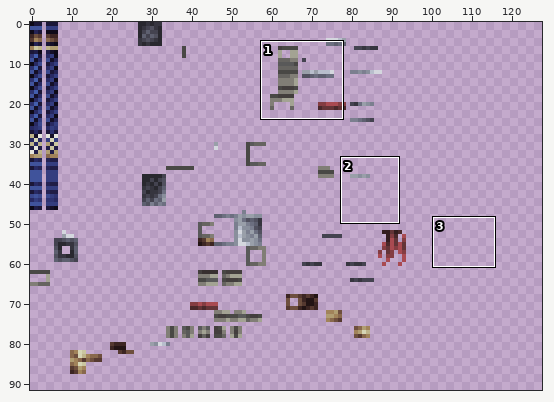
Two versions of one sprite sheet, assets/minecraft/textures/man10/weapon/sword/four-horned_staff/four-horned_staff.png. Above: a wide view before the commit, with the close-up outlined.
Close-up. Before:
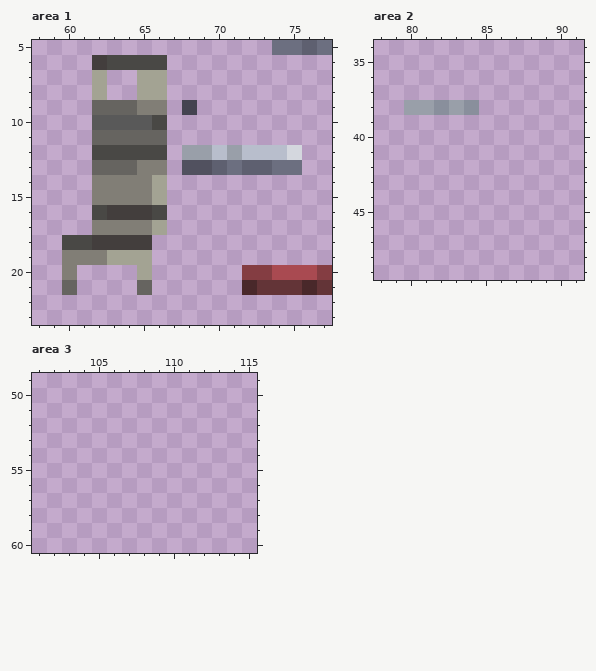
The file is 128x128 pixels. Colours within 5 levels of each other are drawn and written as one. Shown: area 1: x 58..77, y 5..23; area 2: x 78..91, y 34..49; area 3: x 101..115, y 49..60. The wide view leaves out empty margins. The commit also changed other parts of the picture, which this record leaves out.
And afterwards:
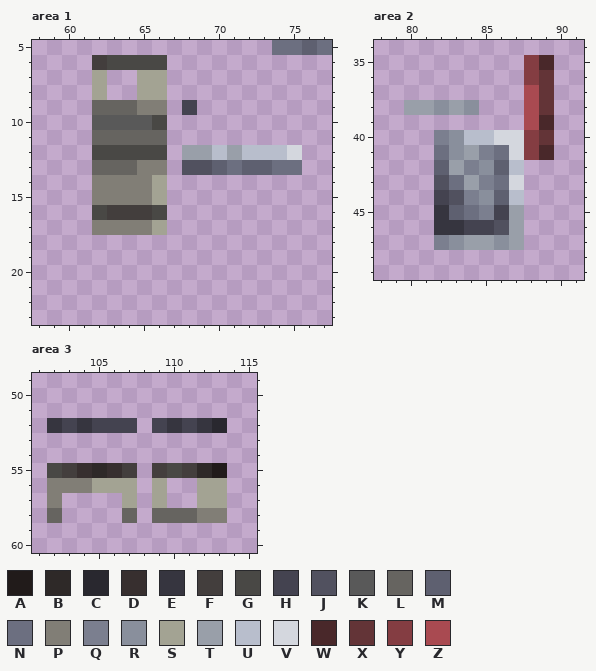
Palette (. is transparent): A #211b1a  B #2e2928  C #29282f  D #372f2f  E #36353f  F #433e3d  G #494845  H #444350  J #51515f  K #595959  L #666460  M #5e6070  N #6c6f80  P #817e76  Q #7b7f8f  R #898f9c  S #a3a393  T #999fa9  U #b8becc  V #d4d7de  W #49282a  X #633437  Y #843d42  Z #a94a51
What changed:
Area 1:
y 18: x 60..65 GGFFFF -> ......
y 19: x 60..65 PPPSSS -> ......
y 20: x 60 P -> .; x 65 S -> .; x 72..77 YYZZZY -> ......
y 21: x 60 L -> .; x 65 L -> .; x 72..77 WXXXWX -> ......
Area 2:
y 35: x 88..89 .. -> YW
y 36: x 88..89 .. -> YX
y 37..38: x 88..89 .. -> ZX
y 39: x 88..89 .. -> ZW
y 40: x 82..89 ........ -> QRUUVVYX
y 41: x 82..89 ........ -> NRTQNVYW
y 42: x 82..87 ...... -> MTQRMU
y 43: x 82..87 ...... -> JNTQNV
y 44: x 82..87 ...... -> HJQRMU
y 45: x 82..87 ...... -> EMNQHT
y 46: x 82..87 ...... -> EEHHJT
y 47: x 82..87 ...... -> QRTTRT
Area 3:
y 52: x 102..107 ...... -> EHEHHH; x 109..113 ..... -> HEHEC
y 55: x 102..107 ...... -> GFDBDF; x 109..113 ..... -> FGFBA
y 56: x 102..107 ...... -> PPPSSS; x 109 . -> S; x 112..113 .. -> SS
y 57: x 102 . -> P; x 107 . -> S; x 109 . -> S; x 112..113 .. -> SS
y 58: x 102 . -> L; x 107 . -> L; x 109..113 ..... -> LLLPP
Changed places in both close-ups, as pixel boxes (x1, y1, x2, y2):
erased: (62, 235, 152, 295)
erased: (242, 265, 332, 295)
added: (434, 55, 554, 250)
added: (47, 418, 227, 523)
